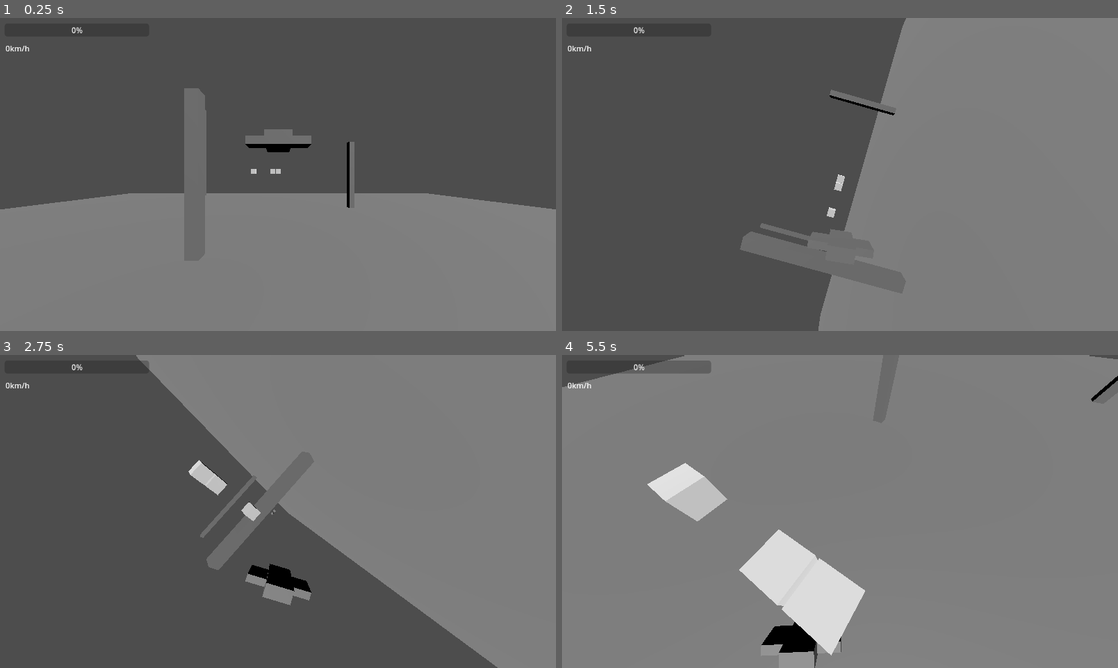
Above: before the commit, frames 1-4 (two rows, left to right).
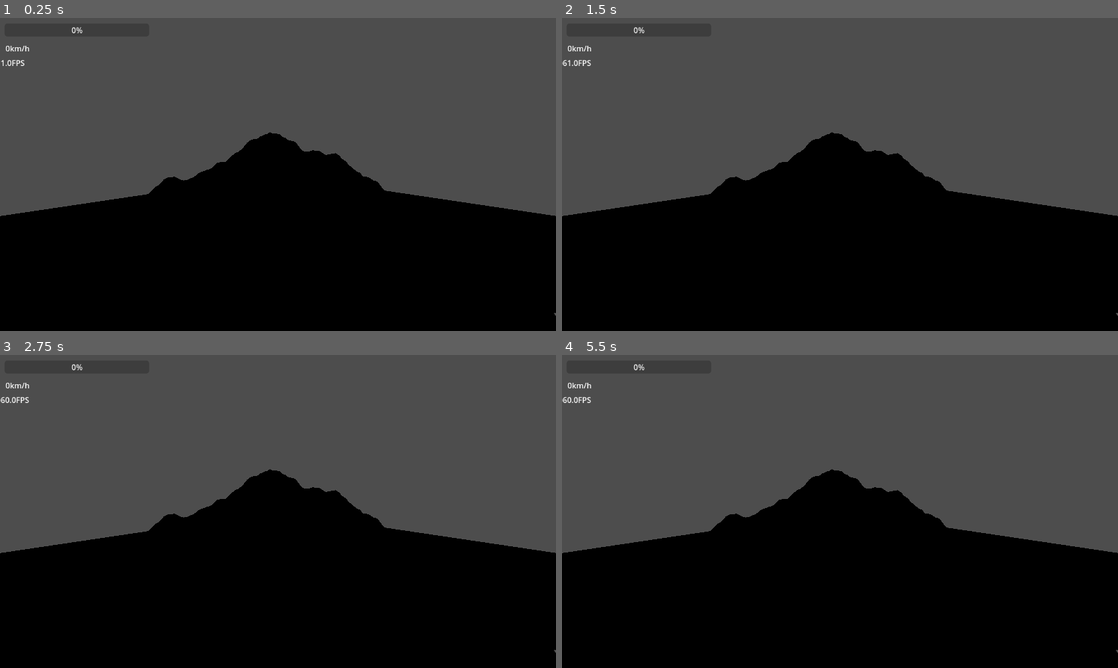
Above: after the commit, the same moments.

Repository: DnumdeYevoc/Plane-Game
Game: Godot game, scene res://Scenes/game.tscn
Two runs of this game, one before a commit and one after it. Both use one fixed random seed, a clock stepped at 60 frames per second and the inputs below.
Inputs (mouse positions are in pixels of both pictures, inside the frame that each line leads up to):
- Up to frame 1 (0.25 s): no input
- Up to frame 2 (1.5 s): move the mouse to (962, 158) at 0.52 s; hold E (roll_right) 0.53-1.28 s; click (962, 158) at 0.6 s; move the mouse to (728, 190) at 1.27 s; hold W (pitch_down) from 1.28 s (still down); tap Space (turbo) at 1.35 s
- Up to frame 3 (2.75 s): move the mouse to (333, 442) at 2.02 s; release W (pitch_down) at 2.03 s; hold E (roll_right) from 2.03 s (still down); click (333, 442) at 2.1 s
- Up to frame 4 (5.5 s): move the mouse to (812, 574) at 2.77 s; release E (roll_right) at 2.78 s; hold S (pitch_up) 2.78-3.53 s; tap Space (turbo) at 2.85, 4.35 s; move the mouse to (1006, 558) at 3.52 s; hold Q (roll_left) 3.53-5.03 s; click (1006, 558) at 3.6 s; move the mouse to (673, 464) at 4.27 s; move the mouse to (867, 511) at 5.02 s; hold W (pitch_down) from 5.03 s (still down); click (867, 511) at 5.1 s

The runs differ from the first frame. In frame 1, 48% of the frame differs, in the area x 0-100%, y 13-100%; in frame 2, 70%; in frame 3, 79%; in frame 4, 98%, in the area x 0-100%, y 0-100%.

Commit message:
Added map textures

Diff:
--- /dev/null
+++ b/finalproject/Resources/map_template.tres
@@ -0,0 +1,30 @@
+[gd_resource type="Resource" load_steps=7 format=3 uid="uid://2yymn03klern"]
+
+[ext_resource type="Shader" uid="uid://dpiil60lthn21" path="res://land.gdshader" id="1_onvjc"]
+[ext_resource type="Script" uid="uid://rgfptr1p2so1" path="res://Scripts/map_template.gd" id="1_s13g3"]
+
+[sub_resource type="Gradient" id="Gradient_onvjc"]
+offsets = PackedFloat32Array(0.484127, 0.52381)
+colors = PackedColorArray(0.798167, 0.678829, 0.451936, 1, 0, 0.537255, 0.117647, 1)
+
+[sub_resource type="GradientTexture1D" id="GradientTexture1D_l273t"]
+gradient = SubResource("Gradient_onvjc")
+
+[sub_resource type="ShaderMaterial" id="ShaderMaterial_l273t"]
+render_priority = 0
+shader = ExtResource("1_onvjc")
+shader_parameter/height = 0.0
+shader_parameter/color_gradient = SubResource("GradientTexture1D_l273t")
+
+[sub_resource type="FastNoiseLite" id="FastNoiseLite_s13g3"]
+frequency = 0.003
+
+[resource]
+script = ExtResource("1_s13g3")
+noise = SubResource("FastNoiseLite_s13g3")
+material = SubResource("ShaderMaterial_l273t")
+size = Vector2i(1000, 1000)
+resolution = 100
+height_of_details = 100
+mountain_height = 100
+steepness = 0.5
--- a/finalproject/Scenes/game.tscn
+++ b/finalproject/Scenes/game.tscn
@@ -1,48 +1,10 @@
-[gd_scene load_steps=5 format=3 uid="uid://dxk644sdwqkir"]
+[gd_scene load_steps=4 format=3 uid="uid://dxk644sdwqkir"]
 
 [ext_resource type="PackedScene" uid="uid://b6713dtnbcff" path="res://Scenes/plane.tscn" id="1_qxrlw"]
 [ext_resource type="PackedScene" uid="uid://djt0rltwg8ngs" path="res://Scenes/other_player.tscn" id="2_wrm1d"]
-
-[sub_resource type="PlaneMesh" id="PlaneMesh_e2o6t"]
-size = Vector2(50, 50)
-
-[sub_resource type="BoxMesh" id="BoxMesh_feb5d"]
-size = Vector3(0.5, 20, 0.5)
+[ext_resource type="PackedScene" uid="uid://mbpmm2hagsc7" path="res://Scenes/world.tscn" id="3_wrm1d"]
 
 [node name="Game" type="Node"]
-
-[node name="Test Environment" type="Node3D" parent="."]
-transform = Transform3D(6, 0, 0, 0, 6, 0, 0, 0, 6, 0, 0, 0)
-
-[node name="Ground" type="MeshInstance3D" parent="Test Environment"]
-mesh = SubResource("PlaneMesh_e2o6t")
-
-[node name="Pole" type="MeshInstance3D" parent="Test Environment"]
-transform = Transform3D(1, 0, 0, 0, 1, 0, 0, 0, 1, -3.14631, -3.75763, -4.82129)
-mesh = SubResource("BoxMesh_feb5d")
-
-[node name="Pole2" type="MeshInstance3D" parent="Test Environment"]
-transform = Transform3D(1, 0, 0, 0, 1, 0, 0, 0, 1, 6.93254, -3.75763, -13.8485)
-mesh = SubResource("BoxMesh_feb5d")
-
-[node name="Pole3" type="MeshInstance3D" parent="Test Environment"]
-transform = Transform3D(1, 0, 0, 0, 1, 0, 0, 0, 1, 6.93254, 7.23449, 7.20404)
-mesh = SubResource("BoxMesh_feb5d")
-
-[node name="Pole4" type="MeshInstance3D" parent="Test Environment"]
-transform = Transform3D(1, 0, 0, 0, 1, 0, 0, 0, 1, -10.55, -1.52052, 16.0744)
-mesh = SubResource("BoxMesh_feb5d")
-
-[node name="Pole5" type="MeshInstance3D" parent="Test Environment"]
-transform = Transform3D(1, 0, 0, 0, 1, 0, 0, 0, 1, 21.6649, -1.52052, 16.0744)
-mesh = SubResource("BoxMesh_feb5d")
-
-[node name="Pole6" type="MeshInstance3D" parent="Test Environment"]
-transform = Transform3D(1, 0, 0, 0, 1, 0, 0, 0, 1, -11.1877, 2.82855, -22.4187)
-mesh = SubResource("BoxMesh_feb5d")
-
-[node name="DirectionalLight3D" type="DirectionalLight3D" parent="Test Environment"]
-transform = Transform3D(0.146447, -0.853553, 0.5, 0.5, 0.5, 0.707107, -0.853553, 0.146447, 0.5, 0, 16.6403, 0)
 
 [node name="PlaneV4" parent="." instance=ExtResource("1_qxrlw")]
 transform = Transform3D(1, 0, 0, 0, 1, 0, 0, 0, 1, 0, 20, 0)
@@ -55,3 +17,15 @@
 
 [node name="OtherPlayer3" parent="." instance=ExtResource("2_wrm1d")]
 transform = Transform3D(2, 0, 0, 0, 2, 0, 0, 0, 2, -9.90426, 19.9806, -60.1549)
+
+[node name="World" parent="." instance=ExtResource("3_wrm1d")]
+
+[node name="Camera3D" type="Camera3D" parent="."]
+transform = Transform3D(1, 0, 0, 0, 1, 0, 0, 0, 1, 0, 74.0588, 609.15)
+current = true
+
+[node name="DirectionalLight3D" type="DirectionalLight3D" parent="."]
+transform = Transform3D(1, 0, 0, 0, 1, 0, 0, 0, 1, 0, 66.1114, 0)
+light_energy = 2.616
+light_volumetric_fog_energy = 9.404
+light_specular = 2.617
--- a/finalproject/Scenes/plane.tscn
+++ b/finalproject/Scenes/plane.tscn
@@ -61,3 +61,8 @@
 
 [node name="ProjectileManager" type="Node3D" parent="."]
 top_level = true
+
+[node name="FPS" type="Label" parent="."]
+offset_top = 80.0
+offset_right = 40.0
+offset_bottom = 103.0
--- /dev/null
+++ b/finalproject/Scenes/world.tscn
@@ -0,0 +1,25 @@
+[gd_scene load_steps=6 format=3 uid="uid://mbpmm2hagsc7"]
+
+[ext_resource type="Script" uid="uid://dbpun3275s1yu" path="res://Scripts/world.gd" id="1_go701"]
+[ext_resource type="Resource" uid="uid://2yymn03klern" path="res://Resources/map_template.tres" id="2_5a7ea"]
+
+[sub_resource type="HeightMapShape3D" id="HeightMapShape3D_fj7yv"]
+
+[sub_resource type="StandardMaterial3D" id="StandardMaterial3D_go701"]
+albedo_color = Color(0.0431373, 0.145098, 1, 1)
+metallic = 0.27
+
+[sub_resource type="PlaneMesh" id="PlaneMesh_go701"]
+material = SubResource("StandardMaterial3D_go701")
+
+[node name="World" type="StaticBody3D"]
+script = ExtResource("1_go701")
+map_resource = ExtResource("2_5a7ea")
+
+[node name="Collision" type="CollisionShape3D" parent="."]
+shape = SubResource("HeightMapShape3D_fj7yv")
+
+[node name="Mesh" type="MeshInstance3D" parent="."]
+
+[node name="Water" type="MeshInstance3D" parent="."]
+mesh = SubResource("PlaneMesh_go701")
--- a/finalproject/Scripts/3rd_person_cam.gd
+++ b/finalproject/Scripts/3rd_person_cam.gd
@@ -1,8 +1,9 @@
 extends Node3D
 
 @export var target : Node3D
-@export var movement_sharpness := 6
+@export var movement_sharpness := 12
 
 func _process(delta: float) -> void:
 	global_position = lerp(global_position, target.global_position, movement_sharpness*delta)
-	transform.basis = lerp(transform.basis, target.transform.basis, movement_sharpness *delta)
+	transform.basis = lerp(transform.basis, target.transform.basis, movement_sharpness*delta)
+	#figure out why it clipping when u turn too fast sometimes
--- /dev/null
+++ b/finalproject/Scripts/map_template.gd
@@ -0,0 +1,12 @@
+extends Resource
+
+#noise variables
+@export var noise : Noise
+
+@export var material : ShaderMaterial
+
+@export var size : Vector2i
+@export var resolution : int
+@export var height_of_details : int
+@export var mountain_height : int
+@export var steepness : float
--- a/finalproject/Scripts/plane_controller.gd
+++ b/finalproject/Scripts/plane_controller.gd
@@ -40,6 +40,7 @@
 @onready var cam: Camera3D = $"3rdPersonCam/Camera3D"
 @onready var turbo_meter: ProgressBar = $TurboMeter
 @onready var speed_label: Label = $Speed
+@onready var fps_label: Label = $FPS
 @onready var aim_cast: = $AimCast
 @onready var projectile_manager: Node3D = $ProjectileManager
 
@@ -176,6 +177,7 @@
 
 	#UI
 	speed_label.text = str(int(cur_speed*4))+ "km/h"
+	fps_label.text = str(Engine.get_frames_per_second()) + "FPS"
 
 	#rotate
 	transform.basis = transform.basis.rotated(transform.basis.z, roll_input*roll_speed*delta)
--- /dev/null
+++ b/finalproject/Scripts/world.gd
@@ -0,0 +1,80 @@
+extends StaticBody3D
+
+
+
+@export var map_resource : Resource
+
+@onready var mesh: MeshInstance3D = $Mesh
+@onready var array_mesh := ArrayMesh.new()
+@onready var collision: CollisionShape3D = $Collision
+@onready var water: MeshInstance3D = $Water
+
+var noise : Noise
+var size : Vector2i
+var resolution : int
+var height : int
+var mountain_height : int
+var steepness : float
+var material : ShaderMaterial
+func _ready() -> void:
+
+	size = map_resource.size
+	water.mesh.size = size
+	noise = map_resource.noise
+	noise.seed = randi_range(0,999999999)
+	resolution = map_resource.resolution
+	height = map_resource.height_of_details
+	mountain_height = map_resource.mountain_height
+	steepness = map_resource.steepness
+	material = map_resource.material
+	material.set_shader_parameter("height",height*4 )
+
+	generate_mesh()
+	#if adding chunk system add arguments to thsi function
+
+#old code
+func generate_mesh():
+
+	var plane := PlaneMesh.new()
+	plane.subdivide_depth = resolution
+	plane.subdivide_width = resolution
+	plane.size = size
+
+	var plane_arrays := plane.get_mesh_arrays()
+	var vertex_array : PackedVector3Array= plane_arrays[ArrayMesh.ARRAY_VERTEX]
+	var normal_array : PackedVector3Array= plane_arrays[ArrayMesh.ARRAY_NORMAL]
+	var tangent_array : PackedFloat32Array= plane_arrays[ArrayMesh.ARRAY_TANGENT]
+
+	for i:int in vertex_array.size():
+		var vertex = vertex_array[i]
+		var normal = Vector3.UP
+		var tangent = Vector3.RIGHT
+		if noise:
+			var global_pos = Vector2(vertex.x+position.x,vertex.z+position.z)
+			vertex.y = noise.get_noise_2d(global_pos.x,global_pos.y) * height
+			#make mountain
+			vertex.y -= steepness*abs( global_pos.x)-mountain_height
+			vertex.y -= steepness*abs( global_pos.y)-mountain_height
+
+			#normal = get_normal(global_pos.x ,global_pos.y)
+			tangent = normal.cross(Vector3.UP)
+		vertex_array[i]= vertex
+
+		normal_array[i] = normal
+		tangent_array[4*i]= tangent.x
+		tangent_array[4*i+1]= tangent.y
+		tangent_array[4*i+2]= tangent.z
+
+	#MAKE STUFF BELOW WATER NOT RENDER
+	array_mesh.add_surface_from_arrays(Mesh.PRIMITIVE_TRIANGLES, plane_arrays)
+	mesh.mesh = array_mesh
+	mesh.mesh.surface_set_material(0, material)
+
+func get_normal(x: float, y:float) -> Vector3:
+		var epsilon = size.x / resolution
+		var normal := Vector3(
+			(noise.get_noise_2d(x+epsilon, y) * height- noise.get_noise_2d(x-epsilon, y) * height)/ (2*epsilon),
+			1,
+			(noise.get_noise_2d(x, y+epsilon) * height - noise.get_noise_2d(x, y-epsilon) * height) / (2*epsilon),
+		)
+		return normal.normalized()
--- /dev/null
+++ b/finalproject/land.gdshader
@@ -0,0 +1,24 @@
+shader_type spatial;
+
+uniform float height = 64.0;
+uniform sampler2D color_gradient;
+uniform sampler2D normal_map;
+
+void vertex() {
+
+	// Called for every vertex the material is visible on.
+}
+
+void fragment() {
+	vec4 world_vertex = INV_VIEW_MATRIX * vec4(VERTEX, 1.0);
+	vec3 model_vertex = (inverse(MODEL_MATRIX)* world_vertex).xyz;
+	float gradient_uv = (model_vertex.y/height)+0.5;
+	ALBEDO = texture(color_gradient, vec2(gradient_uv)).rgb;
+	NORMAL_MAP = texture(normal_map, UV).xyz;
+	// Called for every pixel the material is visible on.
+}
+
+//void light() {
+//	// Called for every pixel for every light affecting the material.
+//	// Uncomment to replace the default light processing function with this one.
+//}
--- a/finalproject/project.godot
+++ b/finalproject/project.godot
@@ -19,6 +19,7 @@
 
 window/stretch/mode="viewport"
 window/stretch/aspect="expand"
+window/vsync/vsync_mode=0
 
 [global_group]
 
Not shown, added: finalproject/Scripts/map_template.gd.uid
Not shown, added: finalproject/Scripts/world.gd.uid
Not shown, added: finalproject/land.gdshader.uid
